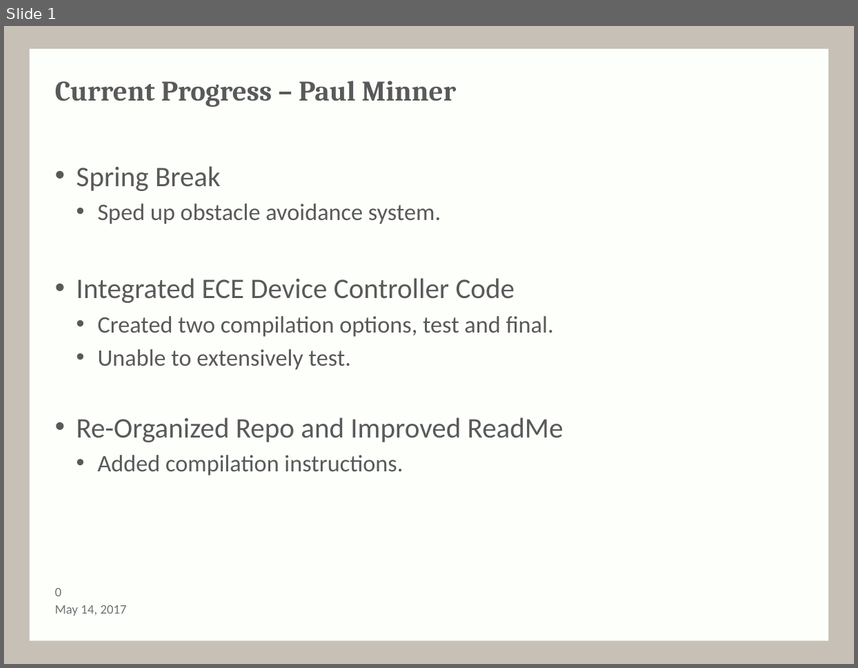
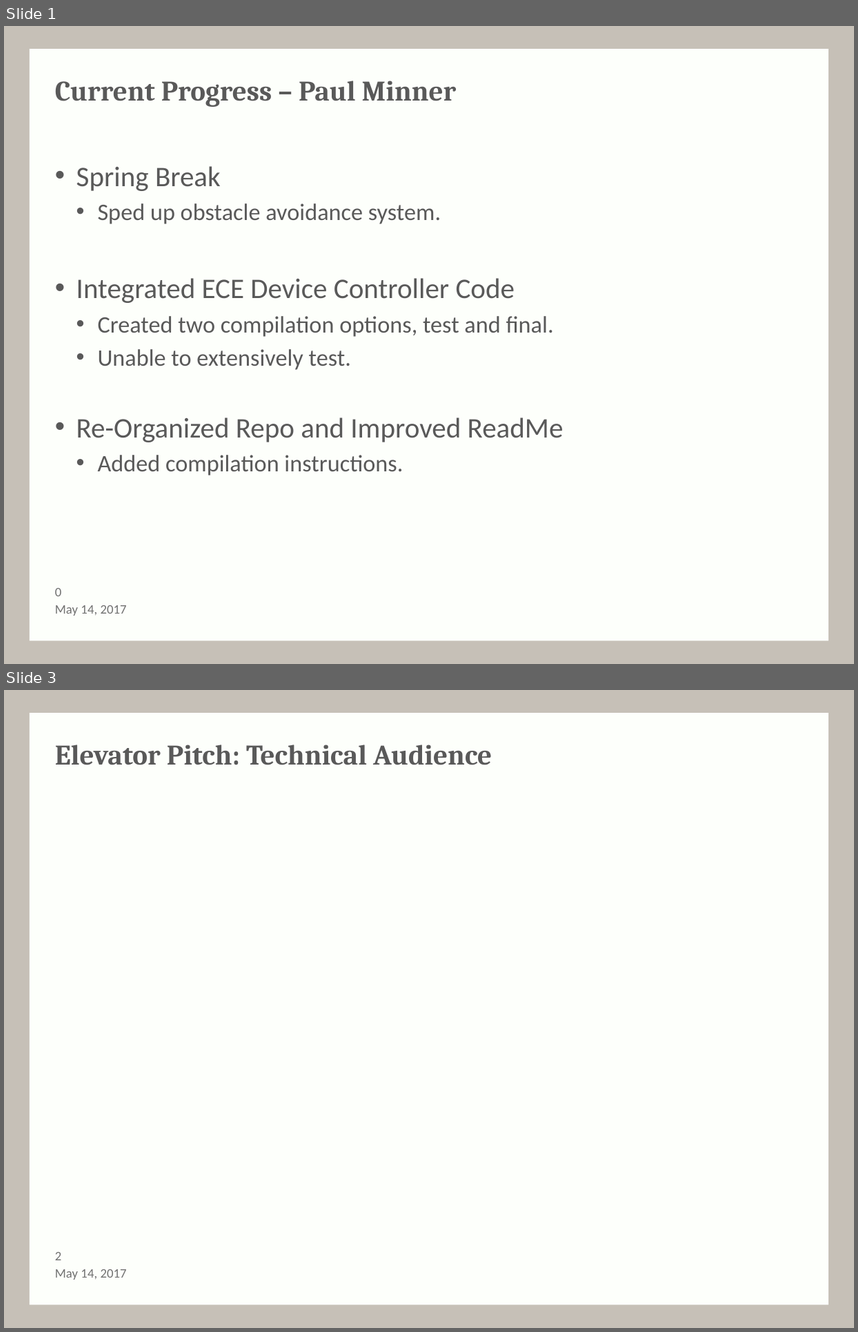
Before and after one commit to ARLISS-oregonstate-1617capstone/ARLISS-Micro-Satellite-Project, a slide deck: Spring Presentation/pmprogress.pptx. Shown one above the other, each under a label of ours: slide 1 before the commit, slides 1 and 3 after it; the slides between them are not shown. The pictures are 858x668 and 858x1332 pixels, drawn with LibreOffice and Linux fonts; fonts in the diff are those of the drawing; background and template pictures are left out. Boxes give left, top, right and bottom in pixels: in the first picture for what was removed or moved away, otherwise in the second. Text is boxed around its words. In the diff, an @@ line names an element or a change of style, - is before the commit and + after.

```diff
--- a/Spring Presentation/pmprogress.pptx
+++ b/Spring Presentation/pmprogress.pptx
@@ slide 3 added at (4, 690, 854, 1328), background #C6C0B7; not listed: 1 template element that a slide beside it also shows @@
@@ title added at (55, 745, 492, 765), 24 pt, text #595959, bold @@
+Elevator Pitch: Technical Audience
@@ text added at (55, 1269, 127, 1279), 11 pt, text #717171 @@
+May 14, 2017
@@ page number added at (55, 1252, 62, 1260), 11 pt, text #717171 @@
+2
```
Also in this commit, not shown: 1 other slide added, 2 other files.
